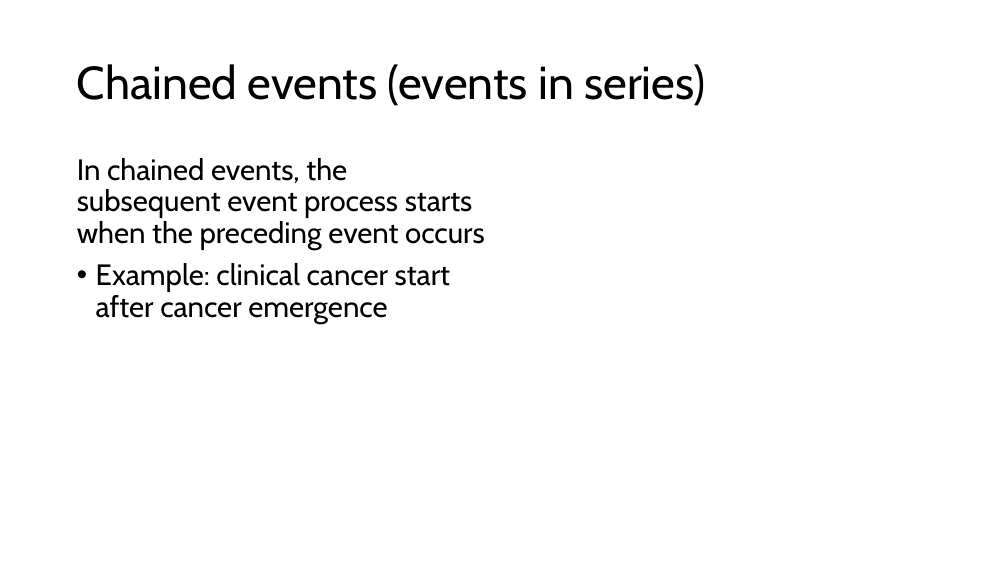
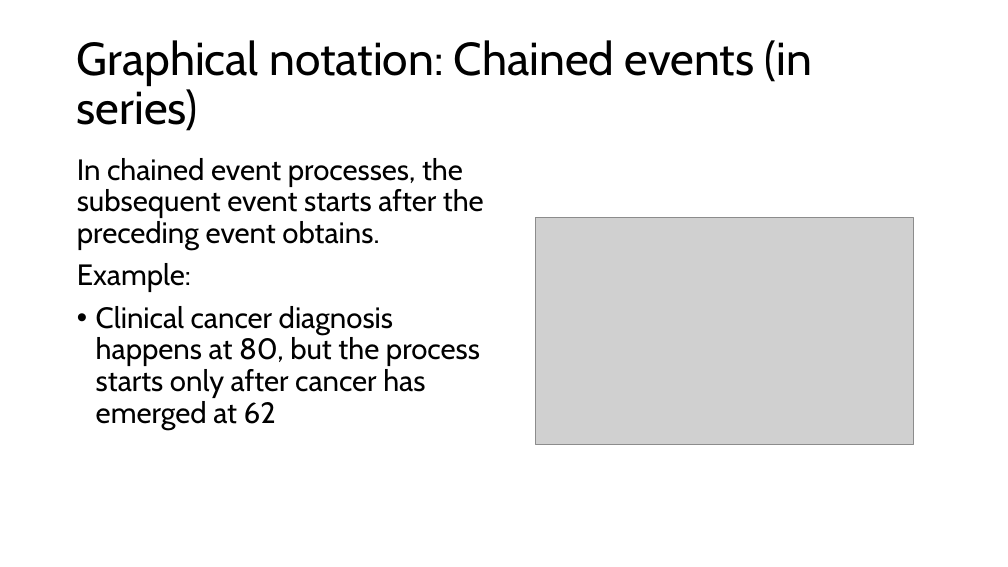
Before and after one commit to ttrikalin/des-R-course, a slide deck: slide 10 of materials/01_DES.pptx (slide 8 before the commit). Drawn at 1008x567 pixels with LibreOffice and Linux fonts; fonts in the diff are those of the drawing; grey boxes stand for pictures. Boxes give left, top, right and bottom in pixels: in the first picture for what was removed or moved away, otherwise in the second. Text is boxed around its words. In the diff, an @@ line names an element or a change of style, - is before the commit and + after.

```diff
--- a/materials/01_DES.pptx
+++ b/materials/01_DES.pptx
@@ title at [77,40,813,131]: text changed @@
-Chained events (events in series)
+Graphical notation: Chained events (in series)
@@ text at [77,158,484,430]: text changed @@
-In chained events, the subsequent event process starts when the preceding event occurs
-• Example: clinical cancer start after cancer emergence
+In chained event processes, the subsequent event starts after the preceding event obtains.
+Example:
+• Clinical cancer diagnosis happens at 80, but the process starts only after cancer has emerged at 62
@@ picture added at [535,218,913,445] @@
```
Also in this commit, not shown: 6 other slides changed, 11 slides added, 7 other files.
